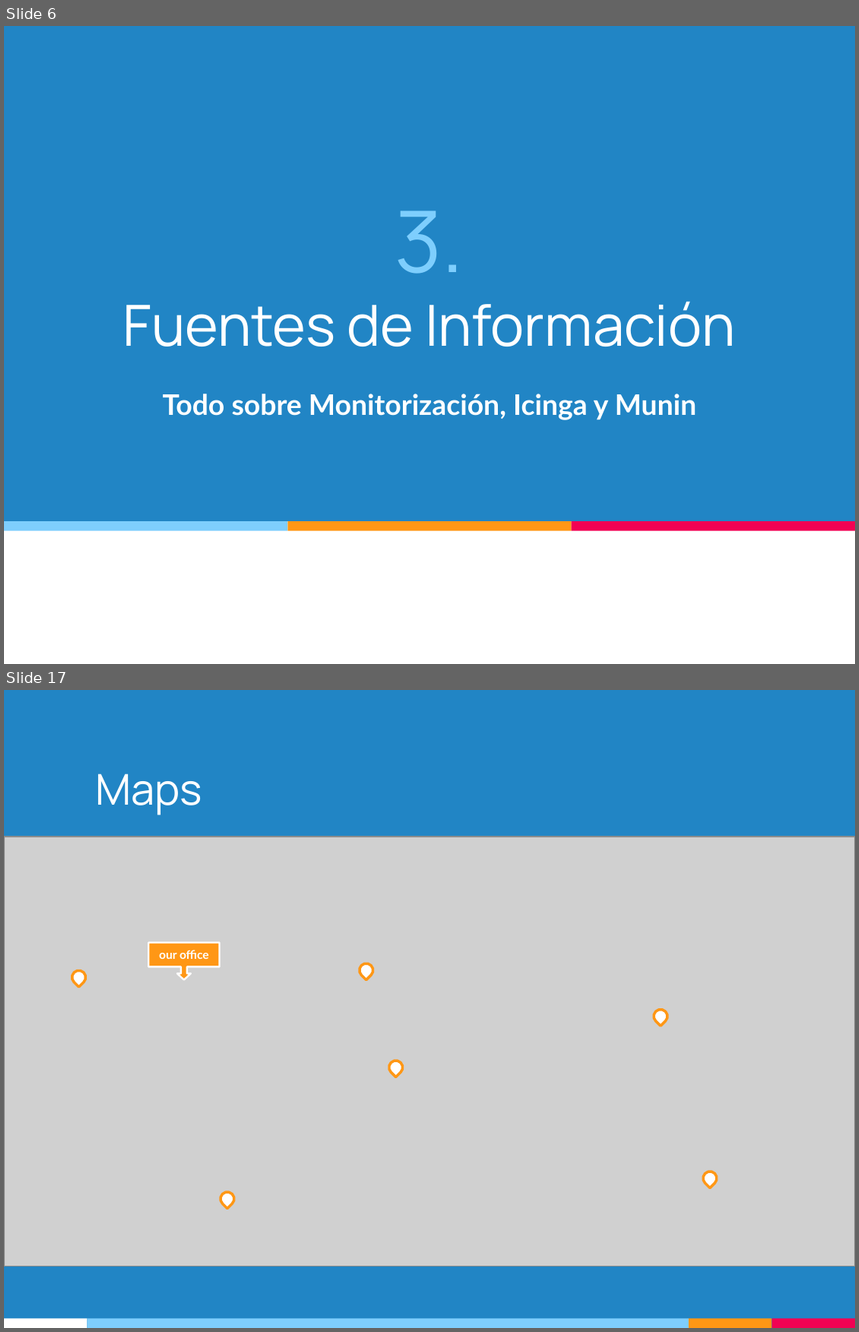
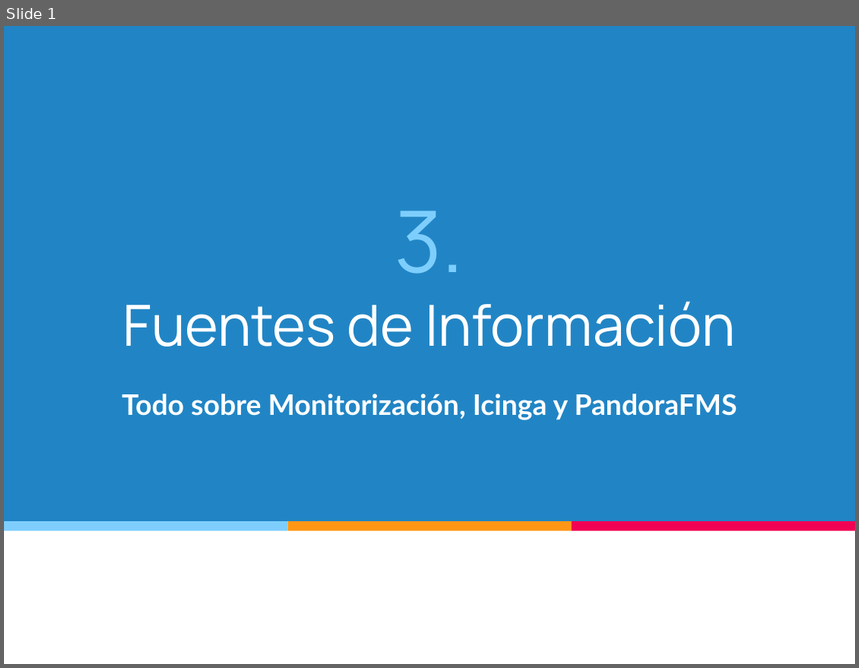
Before and after one commit to sergiomartinm/TG1, a slide deck: TG1/TG1_Presentacion_Ivan_Alejandro.pptx. Shown one above the other, each under a label of ours: slides 6 and 17 before the commit, slide 1 after it; the slides between them are not shown. The pictures are 859x1332 and 859x668 pixels, drawn with LibreOffice and Linux fonts; fonts in the diff are those of the drawing; grey boxes stand for pictures. Boxes give left, top, right and bottom in pixels: in the first picture for what was removed or moved away, otherwise in the second. Text is boxed around its words. In the diff, an @@ line names an element or a change of style, - is before the commit and + after.

Commit message:
Cambios de Munin -> PandoraFMS. Ivan Alejandro.
Se reescriben algunos titulos y se limpia la presentacion dejando solo
mi parte.

```diff
--- a/TG1/TG1_Presentacion_Ivan_Alejandro.pptx
+++ b/TG1/TG1_Presentacion_Ivan_Alejandro.pptx
@@ slide 17 removed at <box>4,690,855,1328</box>, background #2185C5 @@
@@ title removed at <box>96,774,202,815</box> @@
-Maps
@@ picture removed at <box>4,837,855,1266</box> @@
@@ down arrow callout removed at <box>148,943,219,980</box> @@
-our office
@@ teardrop removed at <box>357,961,376,980</box> @@
@@ teardrop removed at <box>69,968,88,987</box> @@
@@ teardrop removed at <box>652,1007,671,1027</box> @@
@@ teardrop removed at <box>386,1059,405,1078</box> @@
@@ teardrop removed at <box>218,1189,237,1208</box> @@
@@ teardrop removed at <box>701,1169,720,1189</box> @@
@@ rectangle removed at <box>4,1319,88,1328</box> @@
@@ rectangle removed at <box>88,1319,690,1328</box> @@
@@ rectangle removed at <box>690,1319,772,1328</box> @@
@@ rectangle removed at <box>772,1319,855,1328</box> @@
@@ what was slide 6 is now slide 1 @@
@@ slide 1 changed as well @@
@@ subtitle at <box>122,394,737,420</box>: text changed @@
-Todo sobre Monitorización, Icinga y Munin
+Todo sobre Monitorización, Icinga y PandoraFMS
```
Also in this commit, not shown: 1 other slide changed, 27 other slides removed.
